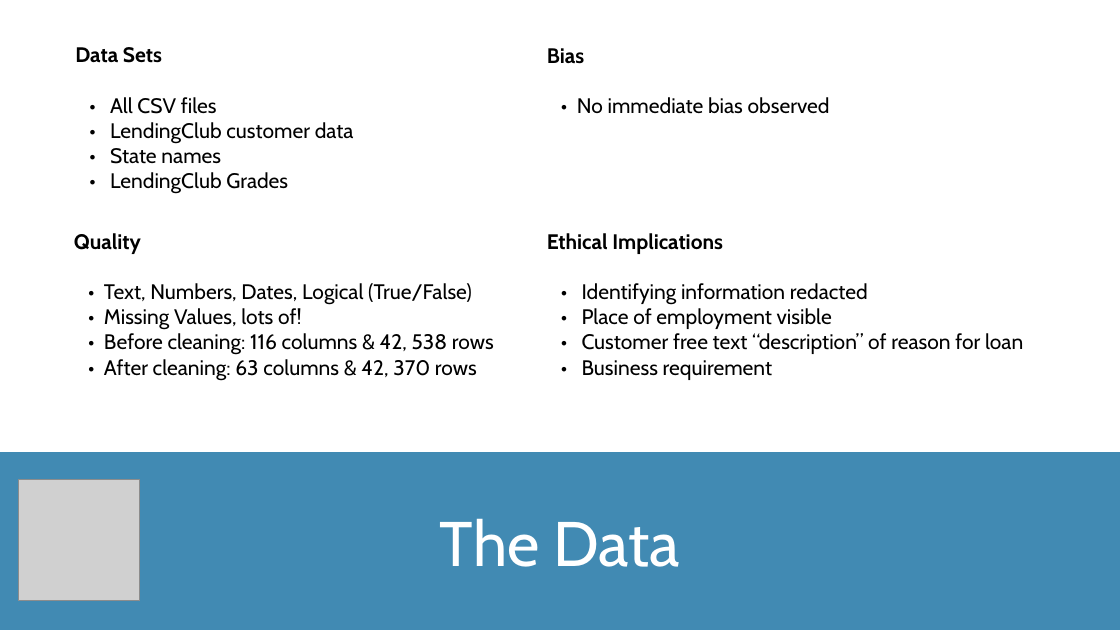
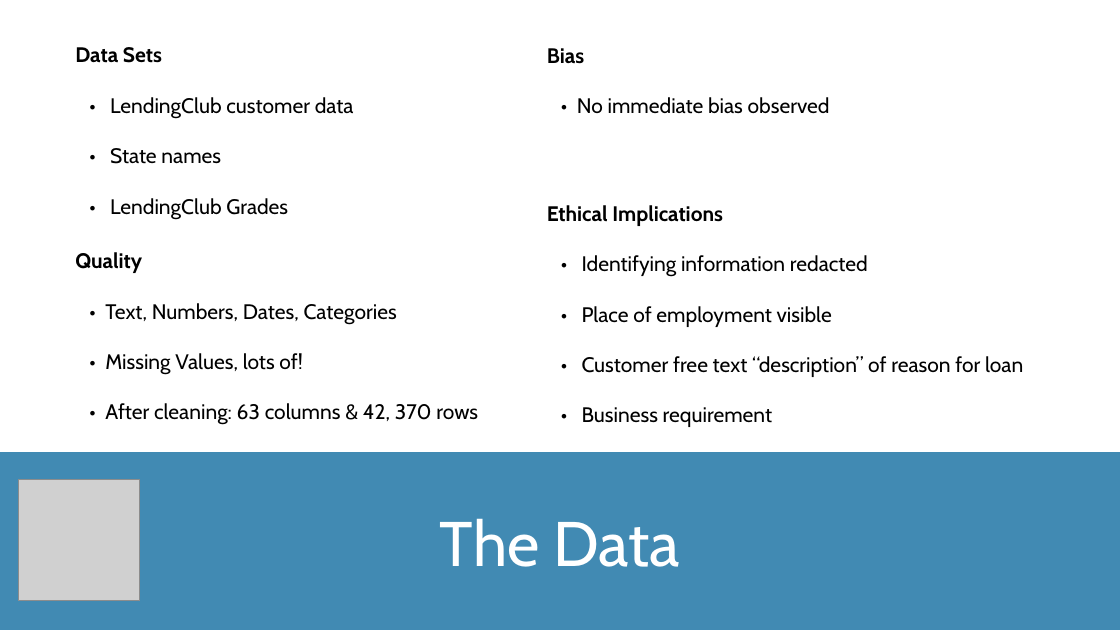
Before and after one commit to TomW49/final_proj_cc, a slide deck: slide 6 of documentation/loan_defaults_presentation.pptx. Drawn at 1120x630 pixels with LibreOffice and Linux fonts; fonts in the diff are those of the drawing; grey boxes stand for pictures. Boxes give left, top, right and bottom in pixels: in the first picture for what was removed or moved away, otherwise in the second. Text is boxed around its words. In the diff, an @@ line names an element or a change of style, - is before the commit and + after.

```diff
--- a/documentation/loan_defaults_presentation.pptx
+++ b/documentation/loan_defaults_presentation.pptx
@@ text at bbox=[110, 97, 217, 114]: paragraph removed @@
-• All CSV files
@@ text "Ethical Implications" rewrapped from bbox=[547, 233, 1023, 380] to bbox=[547, 205, 1023, 427] @@
@@ text "Quality": place and size @@
-text "Quality" at bbox=[74, 233, 494, 381]
+text "Quality" at bbox=[75, 252, 478, 425]
@@ text at bbox=[105, 303, 397, 325]: text changed @@
-• Text, Numbers, Dates, Logical (True/False)
+• Text, Numbers, Dates, Categories
@@ text at bbox=[104, 333, 494, 355]: paragraph removed @@
-• Before cleaning: 116 columns & 42, 538 rows
```
Also in this commit, not shown: 5 other slides changed.
